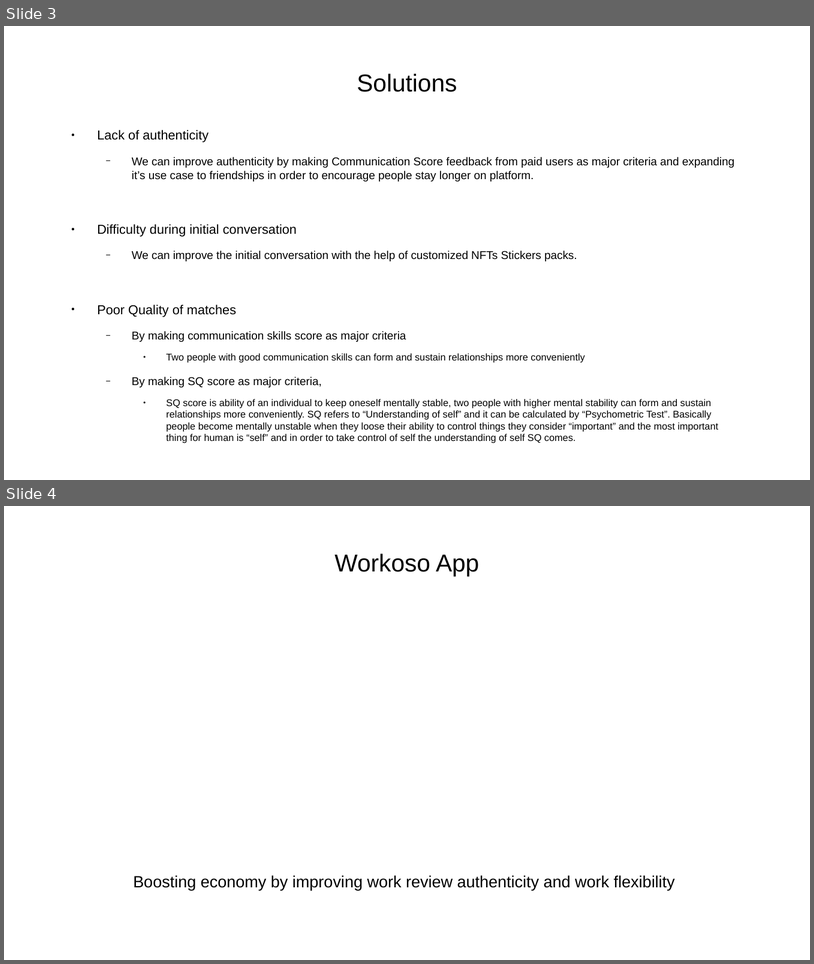
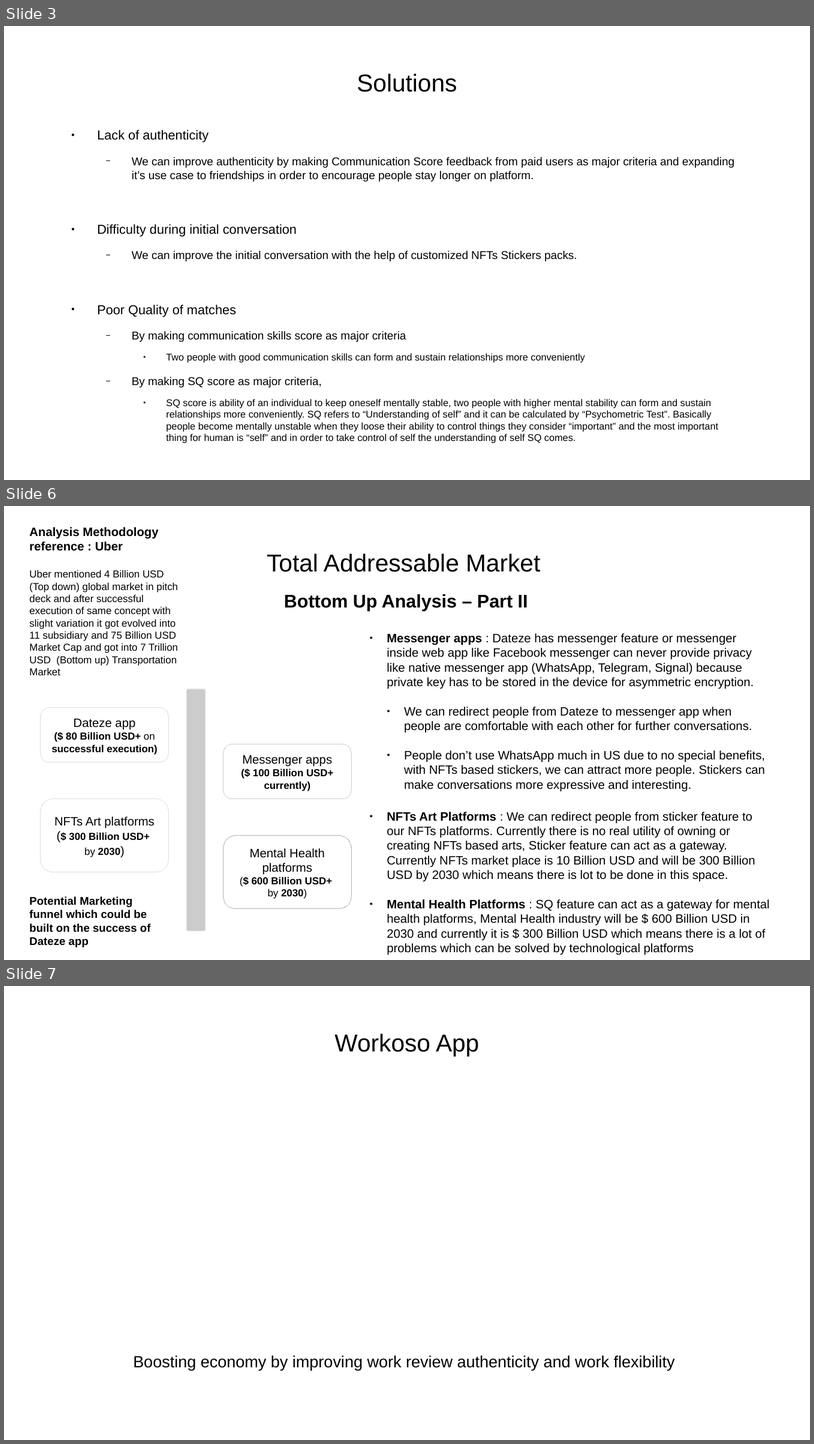
Before and after one commit to yashp241195/startupPitch, a slide deck: pitch.odp. Shown one above the other, each under a label of ours: slides 3 and 4 before the commit, slides 3, 6 and 7 after it; the slides between them are not shown. The pictures are 814x964 and 814x1444 pixels, drawn with LibreOffice and Linux fonts; fonts in the diff are those of the drawing. Boxes give left, top, right and bottom in pixels: in the first picture for what was removed or moved away, otherwise in the second. Text is boxed around its words. In the diff, an @@ line names an element or a change of style, - is before the commit and + after.

```diff
--- a/pitch.odp
+++ b/pitch.odp
@@ slide 6 added at bbox=[4, 506, 810, 960], background #FFFFFF @@
@@ text added at bbox=[29, 527, 178, 675], 10 pt, text #000000 @@
+Analysis Methodology
+reference : Uber
+Uber mentioned 4 Billion USD (Top down) global market in pitch deck and after successful execution of same concept with slight variation it got evolved into 11 subsidiary and 75 Billion USD Market Cap and got into 7 Trillion USD (Bottom up) Transportation Market
@@ title added at bbox=[267, 553, 540, 572], 24 pt, text #000000 @@
+Total Addressable Market
@@ text added at bbox=[284, 594, 528, 611], 18 pt, text #000000, bold @@
+Bottom Up Analysis – Part II
@@ subtitle added at bbox=[387, 633, 770, 940], 12 pt, text #000000 @@
+● Messenger apps : Dateze has messenger feature or messenger inside web app like Facebook messenger can never provide privacy like native messenger app (WhatsApp, Telegram, Signal) because private key has to be stored in the device for asymmetric encryption.
+  ● We can redirect people from Dateze to messenger app when people are comfortable with each other for further conversations.
+  ● People don’t use WhatsApp much in US due to no special benefits, with NFTs based stickers, we can attract more people. Stickers can make conversations more expressive and interesting.
+● NFTs Art Platforms : We can redirect people from sticker feature to our NFTs platforms. Currently there is no real utility of owning or creating NFTs based arts, Sticker feature can act as a gateway. Currently NFTs market place is 10 Billion USD and will be 300 Billion USD by 2030 which means there is lot to be done in this space.
+● Mental Health Platforms : SQ feature can act as a gateway for mental health platforms, Mental Health industry will be $ 600 Billion USD in 2030 and currently it is $ 300 Billion USD which means there is a lot of problems which can be solved by technological platforms
@@ cylinder added at bbox=[187, 689, 205, 930], fill #CCCCCC, outline #DDDDDD 0 pt @@
@@ rounded rectangle added at bbox=[41, 707, 168, 762], fill #FFFFFF, outline #DDDDDD 0 pt, 10 pt, text #000000, bold @@
+Dateze app
+($ 80 Billion USD+ on successful execution)
@@ rounded rectangle added at bbox=[224, 744, 351, 799], fill #FFFFFF, outline #CCCCCC 0 pt, 10 pt, text #000000, bold @@
+Messenger apps
+($ 100 Billion USD+ currently)
@@ rounded rectangle added at bbox=[41, 799, 168, 872], fill #FFFFFF, outline #DDDDDD 0 pt, 10 pt, text #000000 @@
+NFTs Art platforms
+($ 300 Billion USD+
+by 2030)
@@ rounded rectangle added at bbox=[224, 835, 351, 909], outline #B2B2B2 0 pt, 10 pt, text #000000 @@
+Mental Health platforms
+($ 600 Billion USD+
+by 2030)
@@ text added at bbox=[29, 896, 151, 947], 11 pt, text #000000, bold @@
+Potential Marketing funnel which could be built on the success of Dateze app
@@ what was slide 4 is now slide 7 @@
```
Also in this commit, not shown: 7 other slides added.
